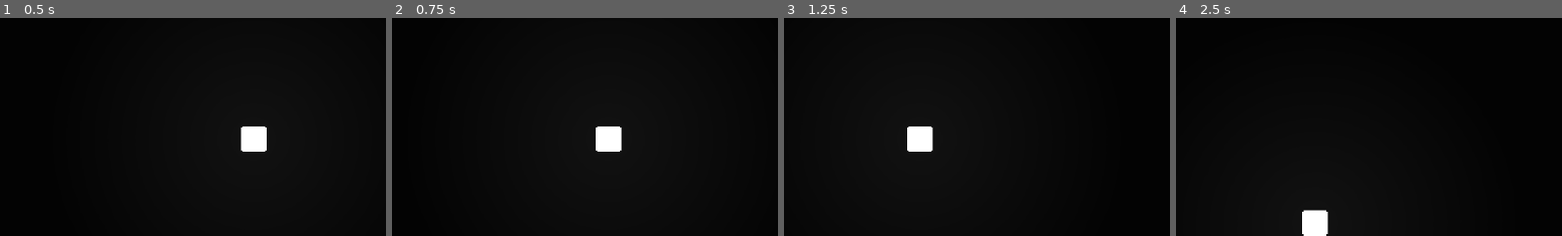
Above: before the commit, frames 1-4 (left to right).
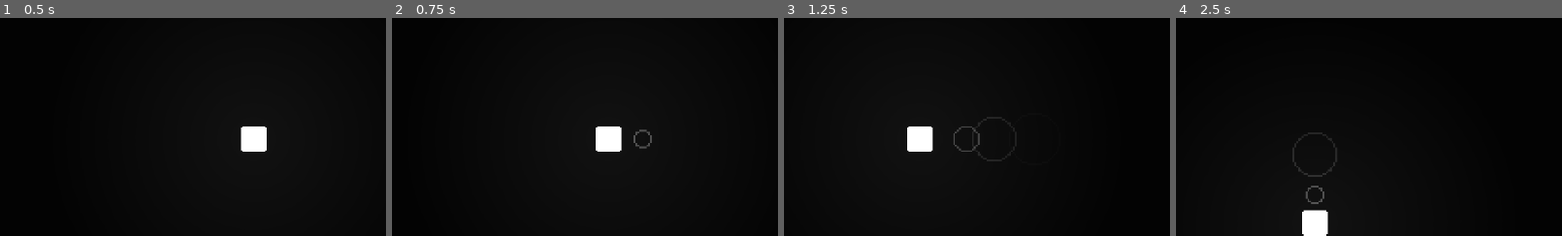
Above: after the commit, the same moments.

Repository: Cazik21/Blue_wave
Game: Godot game, scene res://scenes/world.tscn
Two runs of this game, one before a commit and one after it. Both use one fixed random seed, a clock stepped at 60 frames per second and the inputs below.
Inputs (mouse positions are % of the whole screen's width and height, from its top left):
- Up to frame 1 (0.5 s): no input
- Up to frame 2 (0.75 s): tap Enter at 0.5 s; move the mouse to (72, 45) at 0.52 s; hold A (A) from 0.53 s (still down)
- Up to frame 3 (1.25 s): keep holding A (A); tap D (D) at 0.8 s
- Up to frame 4 (2.5 s): move the mouse to (30, 55) at 1.27 s; release A (A) at 1.28 s; tap D (D) at 1.35 s; tap S (S) at 1.55 s; tap Space at 2 s; move the mouse to (60, 28) at 2.02 s; hold S (S) from 2.03 s (still down); tap W (W) at 2.3 s
The pictures show only the part of the screen within x 15-64%, y 50-100%; the shares and areas given below are measured in that part.

Frame 1 is identical in both runs. In frame 2, 0.1% of the frame differs, in the area x 62-68%, y 51-60%; in frame 3, 0.2%; in frame 4, 0.3%, in the area x 30-42%, y 52-86%.

Commit message:
commit 4

Diff:
--- /dev/null
+++ b/animated_sprite_2d.gd
@@ -0,0 +1,13 @@
+extends AnimatedSprite2D
+
+func _ready() -> void:
+	play("1")
+	var tweenop = get_tree().create_tween()
+	tweenop.tween_property(self, "modulate",
+	 Color("#ffffff", 0),
+	 1).set_ease(Tween.EASE_OUT).set_trans(Tween.TRANS_CUBIC)
+
+	tweenop.connect("finished", delete)
+
+func delete():
+	queue_free()
--- a/prefabs/bullet.tscn
+++ b/prefabs/bullet.tscn
@@ -8,6 +8,7 @@
 radius = 3.0
 
 [node name="bullet" type="Area2D"]
+z_index = 1
 script = ExtResource("1_lv25w")
 
 [node name="CollisionShape" type="CollisionShape2D" parent="."]
--- /dev/null
+++ b/prefabs/miniwaves.tscn
@@ -0,0 +1,39 @@
+[gd_scene load_steps=8 format=3 uid="uid://ddojtmgtopup3"]
+
+[ext_resource type="Texture2D" uid="uid://dh6ywqx20pfpa" path="res://assets/Water walking (4).png" id="1_yrerp"]
+[ext_resource type="Texture2D" uid="uid://bs57bcmsa7rb3" path="res://assets/Water walking (3).png" id="2_vh71v"]
+[ext_resource type="Texture2D" uid="uid://crs7yi8rb0x0r" path="res://assets/Water walking (2).png" id="3_ppvmk"]
+[ext_resource type="Texture2D" uid="uid://j5sjfskig4kr" path="res://assets/Water walking (1).png" id="4_jfqxb"]
+[ext_resource type="Texture2D" uid="uid://crekdokahv3sf" path="res://assets/Water walking.png" id="5_nteer"]
+[ext_resource type="Script" uid="uid://bg37dg3nup4cu" path="res://animated_sprite_2d.gd" id="6_86p6u"]
+
+[sub_resource type="SpriteFrames" id="SpriteFrames_taymj"]
+animations = [{
+"frames": [{
+"duration": 1.0,
+"texture": ExtResource("1_yrerp")
+}, {
+"duration": 1.0,
+"texture": ExtResource("2_vh71v")
+}, {
+"duration": 1.0,
+"texture": ExtResource("3_ppvmk")
+}, {
+"duration": 1.0,
+"texture": ExtResource("4_jfqxb")
+}, {
+"duration": 1.0,
+"texture": ExtResource("5_nteer")
+}],
+"loop": false,
+"name": &"1",
+"speed": 8.0
+}]
+
+[node name="AnimatedSprite2D" type="AnimatedSprite2D"]
+modulate = Color(0.09, 0.09, 0.09, 1)
+sprite_frames = SubResource("SpriteFrames_taymj")
+animation = &"1"
+frame = 4
+frame_progress = 1.0
+script = ExtResource("6_86p6u")
--- /dev/null
+++ b/prefabs/particles.tscn
@@ -0,0 +1,35 @@
+[gd_scene load_steps=4 format=3 uid="uid://vuan0hr8ktyu"]
+
+[ext_resource type="Texture2D" uid="uid://bus0vcnowjk62" path="res://assets/partiqule square (1).png" id="1_2x0e1"]
+[ext_resource type="Script" uid="uid://de56mgv7ebm5c" path="res://scripts/particles.gd" id="2_b6v3i"]
+
+[sub_resource type="Curve" id="Curve_kqrua"]
+_data = [Vector2(0.51526713, 0.7821012), 0.0, 0.0, 0, 0, Vector2(0.99618316, 0.9844358), 0.0, 0.0, 0, 0]
+point_count = 2
+
+[node name="particles" type="CPUParticles2D"]
+position = Vector2(3.7550928e-06, 2.1457672e-06)
+scale = Vector2(0.2, 0.2)
+amount = 16
+texture = ExtResource("1_2x0e1")
+lifetime = 0.2
+speed_scale = 0.8
+explosiveness = 1.0
+randomness = 0.3
+local_coords = true
+spread = 20.0
+gravity = Vector2(0, 0)
+initial_velocity_min = 150.0
+initial_velocity_max = 850.0
+scale_amount_min = 0.8
+scale_amount_max = 1.5
+scale_amount_curve = SubResource("Curve_kqrua")
+color = Color(0.101960786, 0.101960786, 0.101960786, 0.6901961)
+script = ExtResource("2_b6v3i")
+
+[node name="Timer" type="Timer" parent="."]
+wait_time = 0.2
+one_shot = true
+autostart = true
+
+[connection signal="timeout" from="Timer" to="." method="_on_timer_timeout"]
--- a/project.godot
+++ b/project.godot
@@ -78,3 +78,4 @@
 textures/canvas_textures/default_texture_filter=0
 renderer/rendering_method="gl_compatibility"
 renderer/rendering_method.mobile="gl_compatibility"
+environment/defaults/default_clear_color=Color(0.06, 0.06, 0.06, 1)
--- a/scenes/enemy.tscn
+++ b/scenes/enemy.tscn
@@ -1,11 +1,13 @@
-[gd_scene load_steps=25 format=3 uid="uid://by6tii7albfd4"]
+[gd_scene load_steps=27 format=3 uid="uid://by6tii7albfd4"]
 
 [ext_resource type="Script" uid="uid://db4nw25ges0ey" path="res://scripts/enemy.gd" id="1_4ra3w"]
 [ext_resource type="Texture2D" uid="uid://c48aefisbai4w" path="res://assets/slime 1 (1).png" id="2_c4w8v"]
+[ext_resource type="PackedScene" uid="uid://ddojtmgtopup3" path="res://prefabs/miniwaves.tscn" id="2_md484"]
 [ext_resource type="Texture2D" uid="uid://7g5lg3lduuk5" path="res://assets/slime 13 (3) (1).png" id="2_xwavj"]
 [ext_resource type="Texture2D" uid="uid://cpsq4xcv2non1" path="res://assets/light.png" id="3_c4w8v"]
-[ext_resource type="Texture2D" uid="uid://lmuyyentvun7" path="res://assets/slime 1 (2).png" id="3_xwavj"]
-[ext_resource type="Texture2D" uid="uid://cr1fdvyc8gxvp" path="res://assets/slime 1 (3).png" id="4_nenq2"]
+[ext_resource type="Texture2D" uid="uid://5v8te6nnis5o" path="res://assets/New Piskel.png" id="5_nenq2"]
+[ext_resource type="Texture2D" uid="uid://ohlbd4qksu6b" path="res://assets/New Piskel (1).png" id="6_md484"]
+[ext_resource type="Texture2D" uid="uid://cfcjeug7i83jn" path="res://assets/New Piskel (2).png" id="7_ipns3"]
 
 [sub_resource type="RectangleShape2D" id="RectangleShape2D_xwavj"]
 size = Vector2(16, 14)
@@ -138,20 +140,20 @@
 "speed": 8.0
 }, {
 "frames": [{
-"duration": 1.0,
-"texture": ExtResource("2_c4w8v")
+"duration": 3.0,
+"texture": ExtResource("5_nenq2")
 }, {
 "duration": 1.0,
-"texture": ExtResource("3_xwavj")
+"texture": ExtResource("6_md484")
 }, {
 "duration": 1.8,
-"texture": ExtResource("4_nenq2")
+"texture": ExtResource("7_ipns3")
 }, {
 "duration": 1.0,
-"texture": ExtResource("3_xwavj")
+"texture": ExtResource("6_md484")
 }, {
-"duration": 3.0,
-"texture": ExtResource("2_c4w8v")
+"duration": 1.0,
+"texture": ExtResource("5_nenq2")
 }],
 "loop": true,
 "name": &"jumping",
@@ -159,24 +161,25 @@
 }]
 
 [node name="enemy" type="CharacterBody2D" groups=["enemies"]]
+z_index = 2
 script = ExtResource("1_4ra3w")
-health = 20
+waves_scene = ExtResource("2_md484")
 
 [node name="CollisionShape2D" type="CollisionShape2D" parent="."]
 shape = SubResource("RectangleShape2D_xwavj")
 
-[node name="anim" type="AnimatedSprite2D" parent="CollisionShape2D"]
-modulate = Color(1, 0, 0.016666412, 1)
-position = Vector2(0, -1)
-scale = Vector2(0.5, 0.5)
-sprite_frames = SubResource("SpriteFrames_md484")
-animation = &"born"
-autoplay = "born"
-frame = 8
-frame_progress = 1.0
-
 [node name="PointLight2D" type="PointLight2D" parent="."]
+visible = false
 position = Vector2(0, -2)
 energy = 0.2
 texture = ExtResource("3_c4w8v")
 texture_scale = 0.5
+
+[node name="anim" type="AnimatedSprite2D" parent="."]
+modulate = Color(0.15, 0.15, 0.15, 1)
+position = Vector2(0, -1)
+scale = Vector2(0.5, 0.5)
+sprite_frames = SubResource("SpriteFrames_md484")
+animation = &"jumping"
+autoplay = "born"
+frame_progress = 0.61562926
--- a/scenes/player.tscn
+++ b/scenes/player.tscn
@@ -1,9 +1,11 @@
-[gd_scene load_steps=7 format=3 uid="uid://dqo6q3330yn1x"]
+[gd_scene load_steps=9 format=3 uid="uid://dqo6q3330yn1x"]
 
 [ext_resource type="Script" uid="uid://dr2ro3ebk62xy" path="res://scripts/player.gd" id="1_qhqgy"]
 [ext_resource type="PackedScene" uid="uid://bvedovtjluph" path="res://prefabs/bullet.tscn" id="2_dqkch"]
 [ext_resource type="Texture2D" uid="uid://cpsq4xcv2non1" path="res://assets/light.png" id="2_g2els"]
 [ext_resource type="Texture2D" uid="uid://r8g54jdsx34l" path="res://assets/player1.png" id="3_qhqgy"]
+[ext_resource type="PackedScene" uid="uid://ddojtmgtopup3" path="res://prefabs/miniwaves.tscn" id="3_qlg0r"]
+[ext_resource type="AudioStream" uid="uid://cq3iigeaocb76" path="res://assets/walking-fast-in-water-168151.mp3" id="6_tuyoq"]
 
 [sub_resource type="RectangleShape2D" id="RectangleShape2D_qhqgy"]
 size = Vector2(14.5, 14.5)
@@ -23,6 +25,7 @@
 z_index = 5
 script = ExtResource("1_qhqgy")
 bullet_scene = ExtResource("2_dqkch")
+waves_scene = ExtResource("3_qlg0r")
 
 [node name="PointLight2D" type="PointLight2D" parent="."]
 texture = ExtResource("2_g2els")
@@ -37,3 +40,6 @@
 sprite_frames = SubResource("SpriteFrames_g2els")
 animation = &"idle"
 frame_progress = 0.2977439
+
+[node name="AudioStreamPlayer2D" type="AudioStreamPlayer2D" parent="."]
+stream = ExtResource("6_tuyoq")
--- a/scenes/world.tscn
+++ b/scenes/world.tscn
@@ -1,23 +1,28 @@
-[gd_scene load_steps=3 format=3 uid="uid://dxghx7pn87w4x"]
+[gd_scene load_steps=4 format=3 uid="uid://dxghx7pn87w4x"]
 
+[ext_resource type="Script" uid="uid://cq5nii0on47gt" path="res://scripts/world.gd" id="1_4wyf3"]
 [ext_resource type="PackedScene" uid="uid://dqo6q3330yn1x" path="res://scenes/player.tscn" id="1_nnsk1"]
-
-[sub_resource type="CameraAttributesPhysical" id="CameraAttributesPhysical_nnsk1"]
+[ext_resource type="PackedScene" uid="uid://by6tii7albfd4" path="res://scenes/enemy.tscn" id="2_rwgxs"]
 
 [node name="world" type="Node2D"]
-
-[node name="Player" parent="." instance=ExtResource("1_nnsk1")]
-position = Vector2(198, 182)
+script = ExtResource("1_4wyf3")
+enemy_scene = ExtResource("2_rwgxs")
 
 [node name="ColorRect" type="ColorRect" parent="."]
-offset_left = -1150.0
-offset_top = -918.0
-offset_right = 2007.0
-offset_bottom = 887.0
+offset_left = -85.0
+offset_top = -68.0
+offset_right = 509.0
+offset_bottom = 306.0
 color = Color(0.06, 0.06, 0.06, 1)
 
 [node name="CanvasModulate" type="CanvasModulate" parent="."]
 color = Color(0.2, 0.2, 0.2, 1)
 
-[node name="WorldEnvironment" type="WorldEnvironment" parent="."]
-camera_attributes = SubResource("CameraAttributesPhysical_nnsk1")
+[node name="Player" parent="." instance=ExtResource("1_nnsk1")]
+position = Vector2(198, 182)
+
+[node name="spawn_timer" type="Timer" parent="."]
+wait_time = 2.5
+autostart = true
+
+[connection signal="timeout" from="spawn_timer" to="." method="_on_spawn_timer_timeout"]
--- a/scripts/bullet.gd
+++ b/scripts/bullet.gd
@@ -21,4 +21,4 @@
 func _on_body_entered(body: Node2D) -> void:
 	if body.is_in_group("enemies"):
 		body.take_damage(1, global_position)
-		queue_free()
+		self.queue_free()
--- a/scripts/enemy.gd
+++ b/scripts/enemy.gd
@@ -1,7 +1,11 @@
 extends CharacterBody2D
+
+const PARTICLES = preload("uid://vuan0hr8ktyu")
 
 @export var speed : float = 20
 @export var health : int = 2
+@export var waves_scene : PackedScene
+
 @onready var anim: AnimatedSprite2D = $anim
 
 var direction : Vector2 = Vector2.ZERO
@@ -9,8 +13,9 @@
 var knockback_velocity : Vector2 = Vector2.ZERO
 var knockback_decay : float = 160
 var animation_playing : bool = false
+var can_instantiate_waves : bool = true
 
-var org_color = Color.WHITE
+var org_color
 
 func _ready() -> void:
 	player = Messenger.player
@@ -28,18 +33,32 @@
 			direction = global_position.direction_to(player.global_position)
 			velocity = direction * speed
 			move_and_slide()
+	if can_instantiate_waves:
+		can_instantiate_waves = false
+		var wave_instance = waves_scene.instantiate()
+		get_tree().current_scene.add_child(wave_instance)
+		wave_instance.global_position = global_position
+		await get_tree().create_timer(0.6).timeout
+		can_instantiate_waves = true
 
 func apply_kockback(force : Vector2):
 	knockback_velocity = force
 
 func hit_flash():
-	anim.modulate
+	anim.modulate = Color.WHITE
+	await get_tree().create_timer(0.1).timeout
+	anim.modulate = org_color
 
 func take_damage(amount: int, sourece_position: Vector2):
 	health -= amount
-	var knockback_dir = (global_position - sourece_position).normalized()
-	apply_kockback(knockback_dir * 80)
+	var knockback_dir = (position - sourece_position).normalized()
+	apply_kockback(knockback_dir * 100)
+	hit_flash()
 	if health <= 0:
+		var particles = PARTICLES.instantiate()
+		add_sibling(particles)
+		particles.global_position = global_position
+		particles.rotation = direction.angle() + PI
 		queue_free()
 
 func entering_in_safe_area():
--- /dev/null
+++ b/scripts/particles.gd
@@ -0,0 +1,20 @@
+extends CPUParticles2D
+
+
+func _on_timer_timeout() -> void:
+	set_physics_process(false)
+	set_process(false)
+	set_process_internal(false)
+	set_process_input(false)
+	set_process_unhandled_input(false)
+	set_process_unhandled_key_input(false)
+	await get_tree().create_timer(5).timeout
+	var tweenop = get_tree().create_tween()
+	tweenop.tween_property(self, "modulate",
+	 Color("#ffffff", 0),
+	 1.5).set_ease(Tween.EASE_OUT).set_trans(Tween.TRANS_CUBIC)
+
+	tweenop.connect("finished", delete)
+
+func delete():
+	queue_free()
--- a/scripts/player.gd
+++ b/scripts/player.gd
@@ -1,10 +1,15 @@
 extends CharacterBody2D
 
 @onready var anim: AnimatedSprite2D = $AnimatedSprite2D
+@onready var audio: AudioStreamPlayer2D = $AudioStreamPlayer2D
+
 @export var bullet_scene : PackedScene
+@export var waves_scene : PackedScene
 
 var can_shoot : bool = true
 var shoot_colldown : float = 0.3
+var can_instantiate_waves : bool = true
+var walking : bool = false
 
 var speed : float = 100
 
@@ -16,6 +21,8 @@
 	if Input.is_action_just_pressed("shoot") and can_shoot:
 		shoot(mouse_dir)
 	move()
+	create_miniwaves()
+
 
 func move() -> void:
 	var direction_vector = Vector2(
@@ -25,6 +32,15 @@
 
 	velocity = direction_vector * speed
 	move_and_slide()
+	if Vector2(Input.get_action_strength("D") - Input.get_action_strength("A"),Input.get_action_strength("S") - Input.get_action_strength("W")) > Vector2.ZERO:
+		walking = true
+		#audio.play()
+	elif Vector2(Input.get_action_strength("D") - Input.get_action_strength("A"),Input.get_action_strength("S") - Input.get_action_strength("W")) < Vector2.ZERO:
+		walking = true
+		#audio.play()
+	else:
+		walking = false
+		#audio.stop()
 
 func shoot(direction):
 	can_shoot = false
@@ -36,3 +52,12 @@
 
 	await get_tree().create_timer(shoot_colldown).timeout
 	can_shoot = true
+
+func create_miniwaves():
+	if can_instantiate_waves and walking:
+		can_instantiate_waves = false
+		var wave_instance = waves_scene.instantiate()
+		get_tree().current_scene.add_child(wave_instance)
+		wave_instance.global_position = global_position
+		await get_tree().create_timer(0.2).timeout
+		can_instantiate_waves = true
--- /dev/null
+++ b/scripts/world.gd
@@ -0,0 +1,28 @@
+extends Node2D
+
+@onready var player: CharacterBody2D = $Player
+
+@export var enemy_scene : PackedScene
+@export var spawn_margin = 40
+
+
+func spawn_enemies():
+	var enemy = enemy_scene.instantiate()
+	add_child(enemy)
+	enemy.global_position = calculate_spawn_pos()
+	enemy.player = player
+
+func calculate_spawn_pos() -> Vector2:
+	var screen_size = get_viewport_rect().size
+	var player_pos = player.global_position
+
+	var spawn_distance : float = screen_size.length() / 2 + spawn_margin
+
+	var angle := randf_range(0, TAU)
+	var spawn_pos = player_pos + Vector2.RIGHT.rotated(angle) * spawn_distance
+
+	return spawn_pos
+
+
+func _on_spawn_timer_timeout() -> void:
+	spawn_enemies()
Not shown, added: animated_sprite_2d.gd.uid
Binary file added: assets/New Piskel (1).png
Not shown, added: assets/New Piskel (1).png.import
Binary file added: assets/New Piskel (2).png
Not shown, added: assets/New Piskel (2).png.import
Binary file added: assets/New Piskel.png
Not shown, added: assets/New Piskel.png.import
Binary file added: assets/Water walking (1).png
Not shown, added: assets/Water walking (1).png.import
Binary file added: assets/Water walking (2).png
Not shown, added: assets/Water walking (2).png.import
Binary file added: assets/Water walking (3).png
(and 15 more such lines)
